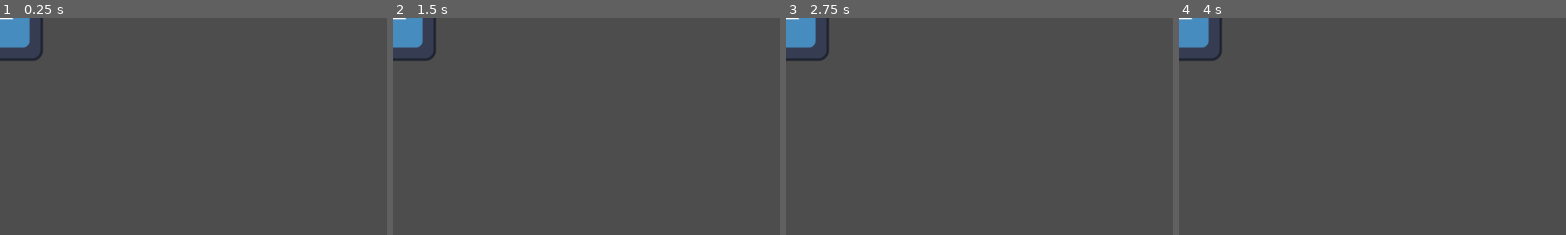
Above: before the commit, frames 1-4 (left to right).
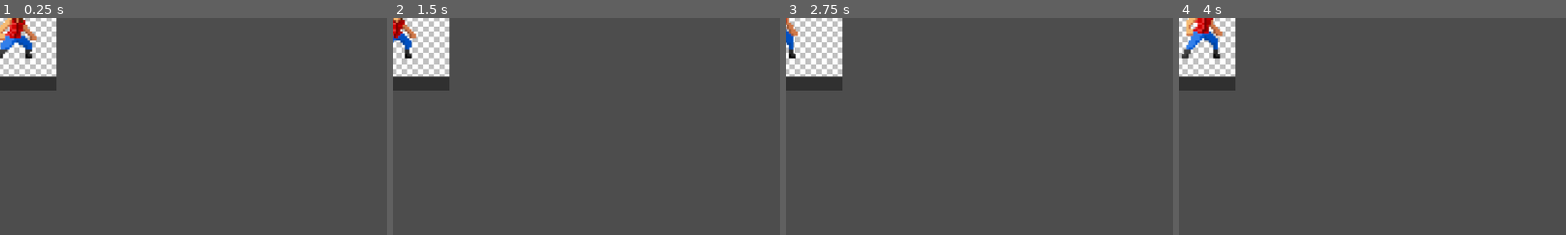
Above: after the commit, the same moments.

Repository: BenMcPherson/CMPT-230-Team-1
Game: Godot game, scene res://Scenes/game.tscn
Two runs of this game, one before a commit and one after it. Both use one fixed random seed, a clock stepped at 60 frames per second and the inputs below. Before the commit the project has no main scene; this scene is started directly in both runs. The engine's default icon, where the game draws it, is replaced by a stand-in: a white triangle on a blue panel in a dark square.
Inputs:
- Up to frame 1 (0.25 s): no input
- Up to frame 2 (1.5 s): hold Right (ui_right) 0.53-1.28 s; hold Down (ui_down) from 1.28 s (still down)
- Up to frame 3 (2.75 s): release Down (ui_down) at 2.03 s; hold Right (ui_right) from 2.03 s (still down)
- Up to frame 4 (4 s): release Right (ui_right) at 2.78 s; hold Up (ui_up) 2.78-3.53 s; hold Left (ui_left) from 3.53 s (still down)
The pictures show only the part of the screen within x 0-50%, y 0-50%; the shares and areas given below are measured in that part.

The runs differ from the first frame. In frame 1, 4.9% of the frame differs, in the area x 0-15%, y 0-34%; in frame 2, 4.9%; in frame 3, 4.9%; in frame 4, 4.8%.

Commit message:
Added the basic nodes to Player

Diff:
--- a/Scenes/player.tscn
+++ b/Scenes/player.tscn
@@ -1,8 +1,161 @@
-[gd_scene load_steps=2 format=3 uid="uid://5d5up1gfy114"]
+[gd_scene load_steps=24 format=3 uid="uid://5d5up1gfy114"]
 
-[ext_resource type="Texture2D" uid="uid://c3kmkd38ysv7y" path="res://Assets/icon.svg" id="1_ql502"]
+[ext_resource type="Script" path="res://Scripts/Player.gd" id="1_wcnls"]
+[ext_resource type="Texture2D" uid="uid://8hth1dyxh8po" path="res://Assets/Player/Player_Idle.png" id="2_y42uk"]
+[ext_resource type="Texture2D" uid="uid://d07l0lrx0uose" path="res://Assets/Player/Player_Run.png" id="3_wa5ry"]
+
+[sub_resource type="AtlasTexture" id="AtlasTexture_a3abl"]
+atlas = ExtResource("2_y42uk")
+region = Rect2(0, 0, 168, 217)
+
+[sub_resource type="AtlasTexture" id="AtlasTexture_ik8wv"]
+atlas = ExtResource("2_y42uk")
+region = Rect2(168, 0, 168, 217)
+
+[sub_resource type="AtlasTexture" id="AtlasTexture_rh5gw"]
+atlas = ExtResource("2_y42uk")
+region = Rect2(336, 0, 168, 217)
+
+[sub_resource type="AtlasTexture" id="AtlasTexture_ap0u6"]
+atlas = ExtResource("2_y42uk")
+region = Rect2(504, 0, 168, 217)
+
+[sub_resource type="AtlasTexture" id="AtlasTexture_ae7ie"]
+atlas = ExtResource("2_y42uk")
+region = Rect2(672, 0, 168, 217)
+
+[sub_resource type="AtlasTexture" id="AtlasTexture_vtr02"]
+atlas = ExtResource("2_y42uk")
+region = Rect2(840, 0, 168, 217)
+
+[sub_resource type="AtlasTexture" id="AtlasTexture_nbk1s"]
+atlas = ExtResource("2_y42uk")
+region = Rect2(1008, 0, 168, 217)
+
+[sub_resource type="AtlasTexture" id="AtlasTexture_f4aca"]
+atlas = ExtResource("2_y42uk")
+region = Rect2(1176, 0, 168, 217)
+
+[sub_resource type="AtlasTexture" id="AtlasTexture_ydwwq"]
+atlas = ExtResource("2_y42uk")
+region = Rect2(1344, 0, 168, 217)
+
+[sub_resource type="AtlasTexture" id="AtlasTexture_kedim"]
+atlas = ExtResource("2_y42uk")
+region = Rect2(1512, 0, 168, 217)
+
+[sub_resource type="AtlasTexture" id="AtlasTexture_r0e88"]
+atlas = ExtResource("3_wa5ry")
+region = Rect2(0, 0, 228, 255)
+
+[sub_resource type="AtlasTexture" id="AtlasTexture_qi2xy"]
+atlas = ExtResource("3_wa5ry")
+region = Rect2(228, 0, 228, 255)
+
+[sub_resource type="AtlasTexture" id="AtlasTexture_s5yqa"]
+atlas = ExtResource("3_wa5ry")
+region = Rect2(456, 0, 228, 255)
+
+[sub_resource type="AtlasTexture" id="AtlasTexture_xgc12"]
+atlas = ExtResource("3_wa5ry")
+region = Rect2(684, 0, 228, 255)
+
+[sub_resource type="AtlasTexture" id="AtlasTexture_na6te"]
+atlas = ExtResource("3_wa5ry")
+region = Rect2(912, 0, 228, 255)
+
+[sub_resource type="AtlasTexture" id="AtlasTexture_sfd20"]
+atlas = ExtResource("3_wa5ry")
+region = Rect2(1140, 0, 228, 255)
+
+[sub_resource type="AtlasTexture" id="AtlasTexture_gdjen"]
+atlas = ExtResource("3_wa5ry")
+region = Rect2(1368, 0, 228, 255)
+
+[sub_resource type="AtlasTexture" id="AtlasTexture_kl5lt"]
+atlas = ExtResource("3_wa5ry")
+region = Rect2(1596, 0, 228, 255)
+
+[sub_resource type="SpriteFrames" id="SpriteFrames_dpy1r"]
+animations = [{
+"frames": [{
+"duration": 1.0,
+"texture": SubResource("AtlasTexture_a3abl")
+}, {
+"duration": 1.0,
+"texture": SubResource("AtlasTexture_ik8wv")
+}, {
+"duration": 1.0,
+"texture": SubResource("AtlasTexture_rh5gw")
+}, {
+"duration": 1.0,
+"texture": SubResource("AtlasTexture_ap0u6")
+}, {
+"duration": 1.0,
+"texture": SubResource("AtlasTexture_ae7ie")
+}, {
+"duration": 1.0,
+"texture": SubResource("AtlasTexture_vtr02")
+}, {
+"duration": 1.0,
+"texture": SubResource("AtlasTexture_nbk1s")
+}, {
+"duration": 1.0,
+"texture": SubResource("AtlasTexture_f4aca")
+}, {
+"duration": 1.0,
+"texture": SubResource("AtlasTexture_ydwwq")
+}, {
+"duration": 1.0,
+"texture": SubResource("AtlasTexture_kedim")
+}],
+"loop": true,
+"name": &"Idle",
+"speed": 10.0
+}, {
+"frames": [{
+"duration": 1.0,
+"texture": SubResource("AtlasTexture_r0e88")
+}, {
+"duration": 1.0,
+"texture": SubResource("AtlasTexture_qi2xy")
+}, {
+"duration": 1.0,
+"texture": SubResource("AtlasTexture_s5yqa")
+}, {
+"duration": 1.0,
+"texture": SubResource("AtlasTexture_xgc12")
+}, {
+"duration": 1.0,
+"texture": SubResource("AtlasTexture_na6te")
+}, {
+"duration": 1.0,
+"texture": SubResource("AtlasTexture_sfd20")
+}, {
+"duration": 1.0,
+"texture": SubResource("AtlasTexture_gdjen")
+}, {
+"duration": 1.0,
+"texture": SubResource("AtlasTexture_kl5lt")
+}],
+"loop": true,
+"name": &"Running",
+"speed": 10.0
+}]
+
+[sub_resource type="CircleShape2D" id="CircleShape2D_5u7bv"]
+radius = 38.0132
 
 [node name="Player" type="Node2D"]
 
-[node name="Sprite2D" type="Sprite2D" parent="."]
-texture = ExtResource("1_ql502")
+[node name="Player Physics Body" type="CharacterBody2D" parent="."]
+script = ExtResource("1_wcnls")
+
+[node name="AnimatedSprite2D" type="AnimatedSprite2D" parent="Player Physics Body"]
+sprite_frames = SubResource("SpriteFrames_dpy1r")
+animation = &"Running"
+autoplay = "Idle"
+
+[node name="CollisionShape2D" type="CollisionShape2D" parent="Player Physics Body"]
+position = Vector2(0, 40)
+shape = SubResource("CircleShape2D_5u7bv")
--- /dev/null
+++ b/Scripts/Player.gd
@@ -0,0 +1,24 @@
+extends CharacterBody2D
+
+const speed = 100
+
+func _physics_process(delta):
+	pass
+
+func player_movement(delta):
+
+	if Input.is_action_pressed("ui_right"):
+		velocity.x = speed
+		velocity.y = 0
+	elif Input.is_action_pressed("ui_left"):
+		velocity.x = -speed
+		velocity.y = 0
+	elif Input.is_action_pressed("ui_down"):
+		velocity.x = 0
+		velocity.y = speed
+	elif Input.is_action_pressed("ui_up"):
+		velocity.x = 0
+		velocity.y = -speed
+	else:
+		velocity.x = 0
+		velocity.y = 0
--- a/project.godot
+++ b/project.godot
@@ -11,5 +11,10 @@
 [application]
 
 config/name="CMPT-230 Team #1"
+run/main_scene="res://Scenes/game.tscn"
 config/features=PackedStringArray("4.2", "Forward Plus")
 config/icon="res://Assets/icon.svg"
+
+[rendering]
+
+textures/canvas_textures/default_texture_filter=0
Binary file added: Assets/Player/Player_Idle.png
Not shown, added: Assets/Player/Player_Idle.png.import
Binary file added: Assets/Player/Player_Run.png
Not shown, added: Assets/Player/Player_Run.png.import
